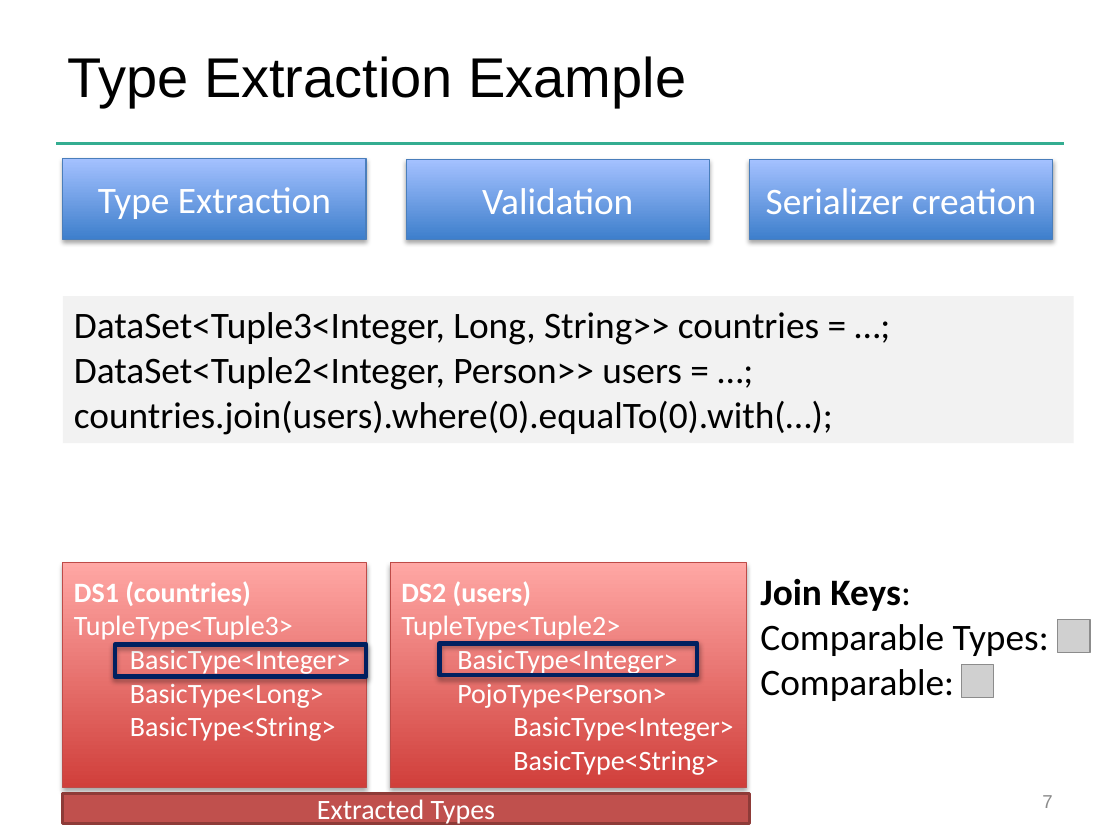
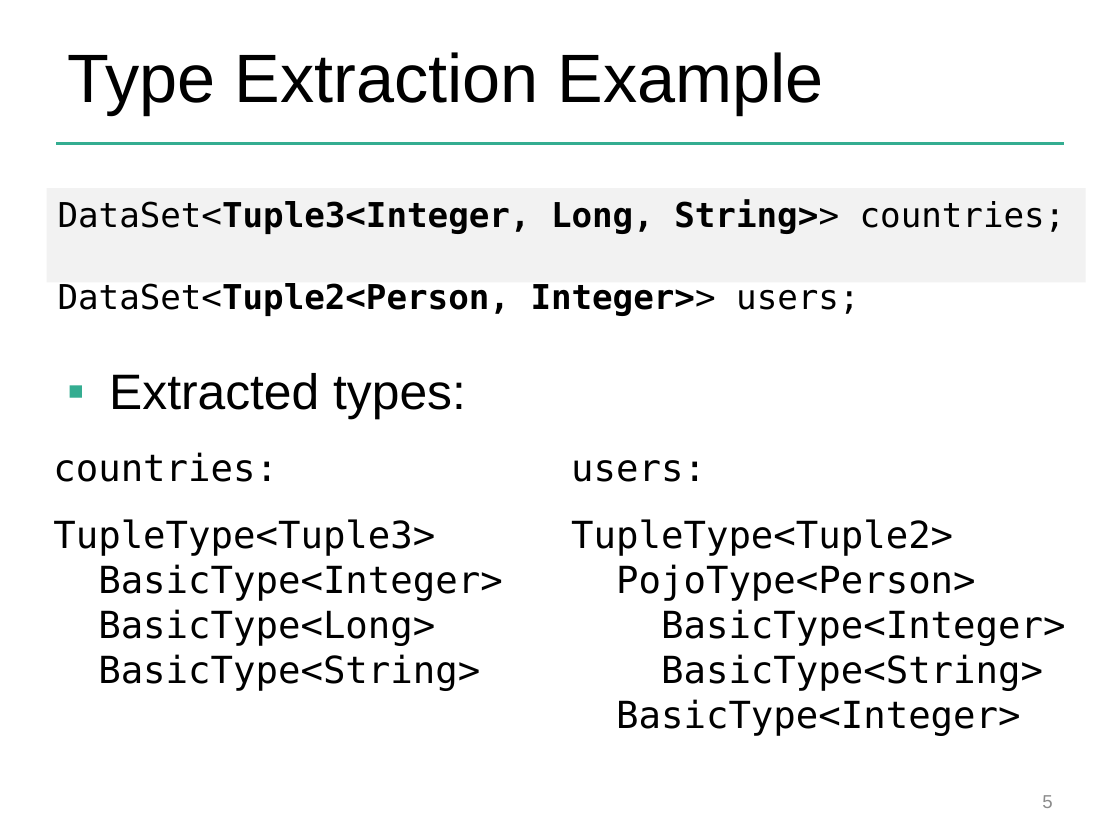
Before and after one commit to dataArtisans/flink-training-web, a slide deck: slide 5 of slides/flink_batch_advanced.pptx (slide 7 before the commit). Drawn at 1120x840 pixels with LibreOffice and Linux fonts; fonts in the diff are those of the drawing; grey boxes stand for pictures; background and template pictures are left out. Boxes give left, top, right and bottom in pixels: in the first picture for what was removed or moved away, otherwise in the second. Text is boxed around its words. In the diff, an @@ line names an element or a change of style, - is before the commit and + after.

```diff
--- a/slides/flink_batch_advanced.pptx
+++ b/slides/flink_batch_advanced.pptx
@@ title "Type Extraction Example" at [67,52,824,114]: size 36 to 44 pt @@
@@ rectangle removed at [63,159,366,240] @@
-Type Extraction
@@ rectangle removed at [407,159,710,240] @@
-Validation
@@ rectangle removed at [749,159,1053,240] @@
-Serializer creation
@@ rectangle "DataSet<Tuple3<Integer, Long, String>> countries; DataSet<Tu ...": place and size @@
-rectangle "DataSet<Tuple3<Integer, Long, String>> countries; DataSet<Tu ..." at [63,296,1074,442]
+rectangle "DataSet<Tuple3<Integer, Long, String>> countries; DataSet<Tu ..." at [47,188,1086,282]
@@ text in rectangle at [58,200,1066,316]: text changed; size 24 to 22 pt; font Calibri to DejaVu Sans Mono; bold on @@
-DataSet<Tuple3<Integer, Long, String>> countries = …;
-DataSet<Tuple2<Integer, Person>> users = …;
-countries.join(users).where(0).equalTo(0).with(…);
+DataSet<Tuple3<Integer, Long, String>> countries;
+DataSet<Tuple2<Person, Integer>> users;
@@ text "Extracted types:": place and size @@
-text "Extracted types:" at [63,794,749,823]
+text "Extracted types:" at [109,373,466,420]
@@ text "Extracted types:" at [109,373,466,420]: vertical alignment middle to top; fill #C0504D to none; outline #8E3B39 2 pt to none @@
@@ text at [109,373,466,420]: text changed; size 18 to 32 pt; font Calibri to Arial; text colour #FFFFFF to #000000 @@
-Extracted Types
+▪ Extracted types:
@@ text "countries:": place and size @@
-text "countries:" at [63,562,366,787]
+text "countries:" at [53,452,503,691]
@@ text "countries:" at [53,452,503,691]: vertical alignment middle to top; fill gradient #D1403C to #FFA6A5 to none; outline #BF4C48 0.75 pt to none; shadow off @@
@@ text "users:" at [571,460,1066,735]: vertical alignment middle to top; fill gradient #D1403C to #FFA6A5 to none; outline #BF4C48 0.75 pt to none; shadow off @@
@@ text "users:": place and size @@
-text "users:" at [390,562,746,787]
+text "users:" at [571,460,1066,735]
@@ text at [53,452,278,482]: text changed; size 18 to 24 pt; font Calibri to DejaVu Sans Mono; text colour #FFFFFF to #000000; bold off @@
-DS1 (countries)
+countries:
@@ text at [571,460,706,482]: text changed; size 18 to 24 pt; font Calibri to DejaVu Sans Mono; text colour #FFFFFF to #000000; bold off @@
-DS2 (users)
+users:
@@ text at [53,519,503,691]: size 18 to 24 pt, font Calibri to DejaVu Sans Mono, text colour #FFFFFF to #000000 in "TupleType<Tuple3>", "BasicType<Integer>", "BasicType<Long>", "BasicType<String>"; list level 2 to 1 in "BasicType<Integer>"; list level 2 to 1 in "BasicType<Long>"; list level 2 to 1 in "BasicType<String>" @@
@@ text at [571,519,1066,691]: size 18 to 24 pt, font Calibri to DejaVu Sans Mono, text colour #FFFFFF to #000000 in "TupleType<Tuple2>", "PojoType<Person>", "BasicType<Integer>", "BasicType<String>"; list level 2 to 1 in "PojoType<Person>"; list level 2 to 1 in "BasicType<Integer>"; list level 2 to 1 in "BasicType<String>" @@
@@ text removed at [760,579,1049,701] @@
-Join Keys:
-Comparable Types:
-Comparable:
@@ picture removed at [1057,620,1090,653] @@
@@ rectangle removed at [115,644,366,675] @@
@@ rectangle removed at [440,643,698,674] @@
@@ text at [457,646,677,676]: paragraph removed @@
-  BasicType<Integer>
@@ picture removed at [961,665,993,698] @@
@@ text at [616,699,1021,735]: paragraph added @@
+BasicType<Integer>
@@ page number at [1042,795,1052,808]: text changed @@
-7
+5
```
Also in this commit, not shown: 34 other slides changed, 12 slides added, 16 slides removed.
